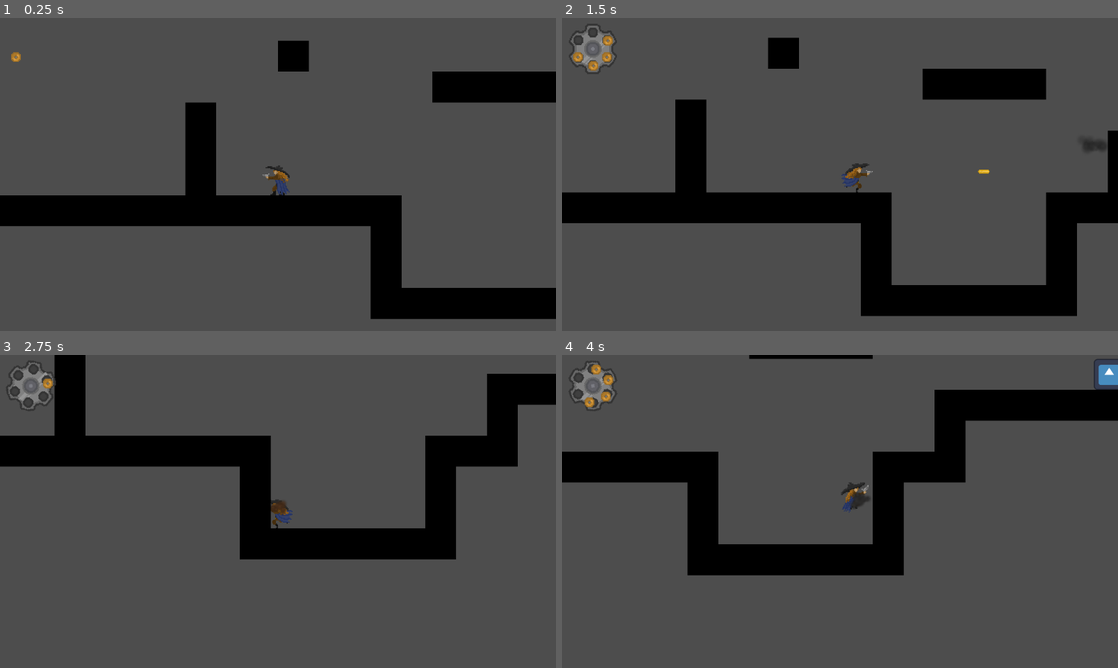
Above: before the commit, frames 1-4 (two rows, left to right).
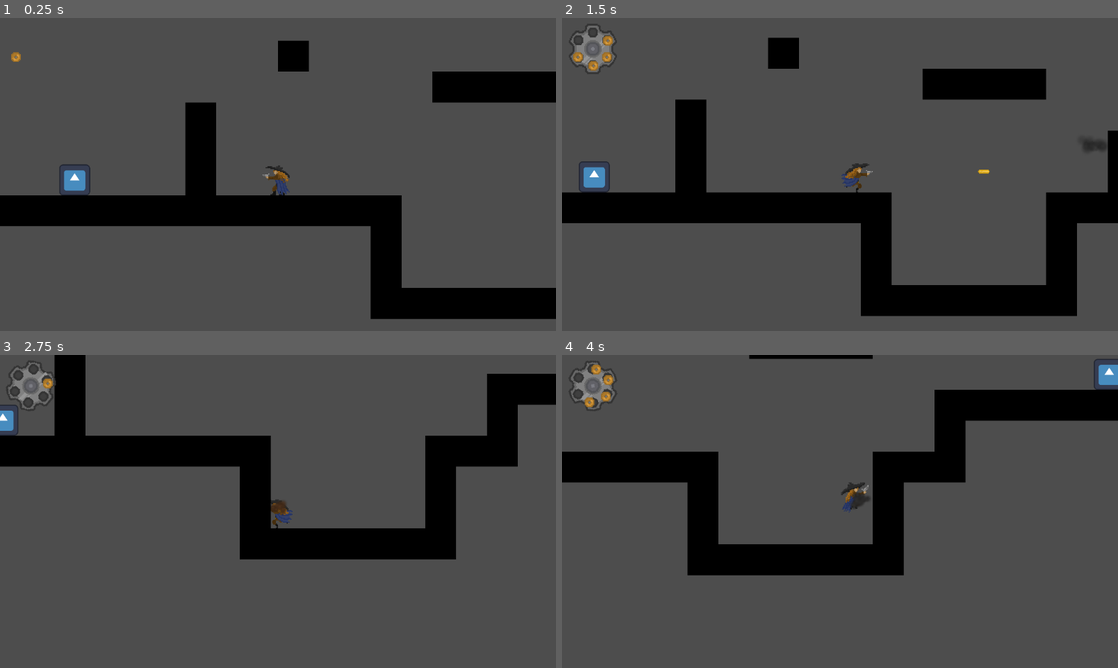
Above: after the commit, the same moments.

Repository: Luminescent-Cheese/crashed-metriodvania
Game: Godot game, scene res://game.tscn
The game is run twice, just before and just after one commit, with the same random seed, the same clock (stepped at 60 frames per second) and the same inputs. The engine's default icon, where the game draws it, is replaced by a stand-in: a white triangle on a blue panel in a dark square.
Inputs (mouse positions are in pixels of both pictures, inside the frame that each line leads up to):
- Up to frame 1 (0.25 s): no input
- Up to frame 2 (1.5 s): move the mouse to (962, 158) at 0.52 s; press the mouse at (962, 158) at 0.53 s; hold D (right) from 0.53 s (still down); tap Space (jump) at 0.77 s; move the mouse to (728, 190) at 1.27 s; release the mouse at (728, 190) at 1.28 s; click (728, 190) at 1.35 s
- Up to frame 3 (2.75 s): tap Space (jump) at 1.52 s; move the mouse to (333, 442) at 2.02 s; release D (right) at 2.03 s; press the mouse at (333, 442) at 2.03 s; hold A (left) from 2.03 s (still down)
- Up to frame 4 (4 s): move the mouse to (812, 574) at 2.77 s; release A (left) at 2.78 s; release the mouse at (812, 574) at 2.78 s; hold D (right) from 2.78 s (still down); click (812, 574) at 2.85 s; tap Space (jump) at 3.02, 3.77 s; move the mouse to (1006, 558) at 3.52 s; press the mouse at (1006, 558) at 3.53 s

The runs differ from the first frame. In frame 1, 0.4% of the frame differs, in the area x 10-17%, y 46-57%; in frame 2, 0.3%; in frame 3, 0.2%; in frame 4, nothing differs.

Commit message:
Basic enemies now can take damage when shot
Also moved basic idle code to base enemy

Diff:
--- a/Enemies/Base Enemy Behaviour/enemy_base.gd
+++ b/Enemies/Base Enemy Behaviour/enemy_base.gd
@@ -6,14 +6,43 @@
 @export var animation:AnimatedSprite2D
 
 #changing variables
+var Enemydirection = Vector2(1,0)
+
 var stunned = false
 func take_damage(amount):
+	#Takes <amount> Health away from enemy
 	health -= amount
-	animation.modulate = Color(1.0, 0.25, 0.25, 1.0)
-	stunned = true
-	await get_tree().create_timer(stunTime, true, false, true).timeout
-	stunned = false
-	animation.modulate = Color(1.0, 1.0, 1.0, 1.0)
+	if health > 0:
+		animation.modulate = Color(1.0, 0.25, 0.25, 1.0)
+		stunned = true
+		await get_tree().create_timer(stunTime, true, false, true).timeout
+		stunned = false
+		animation.modulate = Color(1.0, 1.0, 1.0, 1.0)
+	else:
+		dead()
+
+func idle_movement(speed):
+	#basic movement for enemy
+	#checks RayCasts and Quadrants for obstacles
+	if Enemydirection.x == 1:
+		if directions.QuadrantCollisions["Q4"] == false:
+			Enemydirection.x = -1
+		else:
+			if directions.DirectionCollisions["Right"] != null:
+				Enemydirection.x = -1
+
+	else:
+		if directions.QuadrantCollisions["Q3"] == false:
+			Enemydirection.x = 1
+		else:
+			if directions.DirectionCollisions["Left"] != null:
+				Enemydirection.x = 1
+	velocity = 100 * Enemydirection
+	move_and_slide()
 
 func dead():
 	queue_free()
+
+
+func _on_hit_box_body_entered(body: Node2D) -> void:
+	take_damage(1)
--- a/Enemies/Base Enemy Behaviour/enemy_base.tscn
+++ b/Enemies/Base Enemy Behaviour/enemy_base.tscn
@@ -1,10 +1,13 @@
-[gd_scene load_steps=9 format=3 uid="uid://cm57ela8ta5dv"]
+[gd_scene load_steps=10 format=3 uid="uid://cm57ela8ta5dv"]
 
 [ext_resource type="Script" uid="uid://c1xtxmlsj0rvw" path="res://Enemies/Base Enemy Behaviour/enemy_base.gd" id="1_6tdjh"]
 [ext_resource type="Script" uid="uid://dcvbwlnf8co2b" path="res://Enemies/Base Enemy Behaviour/EnemyDirectionInformation.gd" id="1_shhxk"]
 
 [sub_resource type="CircleShape2D" id="CircleShape2D_6tdjh"]
 radius = 64.00781
+
+[sub_resource type="RectangleShape2D" id="RectangleShape2D_6tdjh"]
+size = Vector2(130, 132)
 
 [sub_resource type="CircleShape2D" id="CircleShape2D_6haje"]
 radius = 347.3111
@@ -19,12 +22,21 @@
 
 [node name="EnemyBase" type="CharacterBody2D" node_paths=PackedStringArray("animation")]
 collision_layer = 8
-collision_mask = 6
+collision_mask = 2
 script = ExtResource("1_6tdjh")
 animation = NodePath("SpriteFrames")
 
-[node name="Collisions" type="CollisionShape2D" parent="."]
+[node name="GroundCollisions" type="CollisionShape2D" parent="."]
 shape = SubResource("CircleShape2D_6tdjh")
+
+[node name="HitBox" type="Area2D" parent="."]
+collision_layer = 8
+collision_mask = 4
+
+[node name="CollisionShape2D" type="CollisionShape2D" parent="HitBox"]
+position = Vector2(0, -2)
+shape = SubResource("RectangleShape2D_6tdjh")
+debug_color = Color(0.9472478, 0.20240042, 0.29453656, 0.41960785)
 
 [node name="PlayerDetectionRange" type="Area2D" parent="."]
 collision_layer = 0
@@ -94,6 +106,7 @@
 
 [node name="EnemyAnimations" type="AnimationPlayer" parent="."]
 
+[connection signal="body_entered" from="HitBox" to="." method="_on_hit_box_body_entered"]
 [connection signal="body_entered" from="Directions/Q1" to="Directions" method="_on_q_1_body_entered"]
 [connection signal="body_exited" from="Directions/Q1" to="Directions" method="_on_q_1_body_exited"]
 [connection signal="body_entered" from="Directions/Q2" to="Directions" method="_on_q_2_body_entered"]
--- a/basic_enemy.gd
+++ b/basic_enemy.gd
@@ -1,21 +1,5 @@
 extends "res://Enemies/Base Enemy Behaviour/enemy_base.gd"
-var Enemydirection = Vector2(1,0)
 
+var SPEED = 200
 func _physics_process(delta: float) -> void:
-	#basic movement for enemy
-	#checks RayCasts and Quadrants for obstacles
-	if Enemydirection.x == 1:
-		if directions.QuadrantCollisions["Q4"] == false:
-			Enemydirection.x = -1
-		else:
-			if directions.DirectionCollisions["Right"] != null:
-				Enemydirection.x = -1
-
-	else:
-		if directions.QuadrantCollisions["Q3"] == false:
-			Enemydirection.x = 1
-		else:
-			if directions.DirectionCollisions["Left"] != null:
-				Enemydirection.x = 1
-	velocity = 100 * Enemydirection
-	move_and_slide()
+	idle_movement(SPEED)
--- a/game.tscn
+++ b/game.tscn
@@ -33,5 +33,9 @@
 
 [node name="BasicEnemy" parent="." instance=ExtResource("5_7jktm")]
 position = Vector2(2361, -192)
+collision_mask = 6
+
+[node name="BasicEnemy2" parent="." instance=ExtResource("5_7jktm")]
+position = Vector2(-866, 64)
 
 [connection signal="ResetBulletUIBooster" from="Player" to="." method="_on_player_reset_bullet_ui_booster"]
